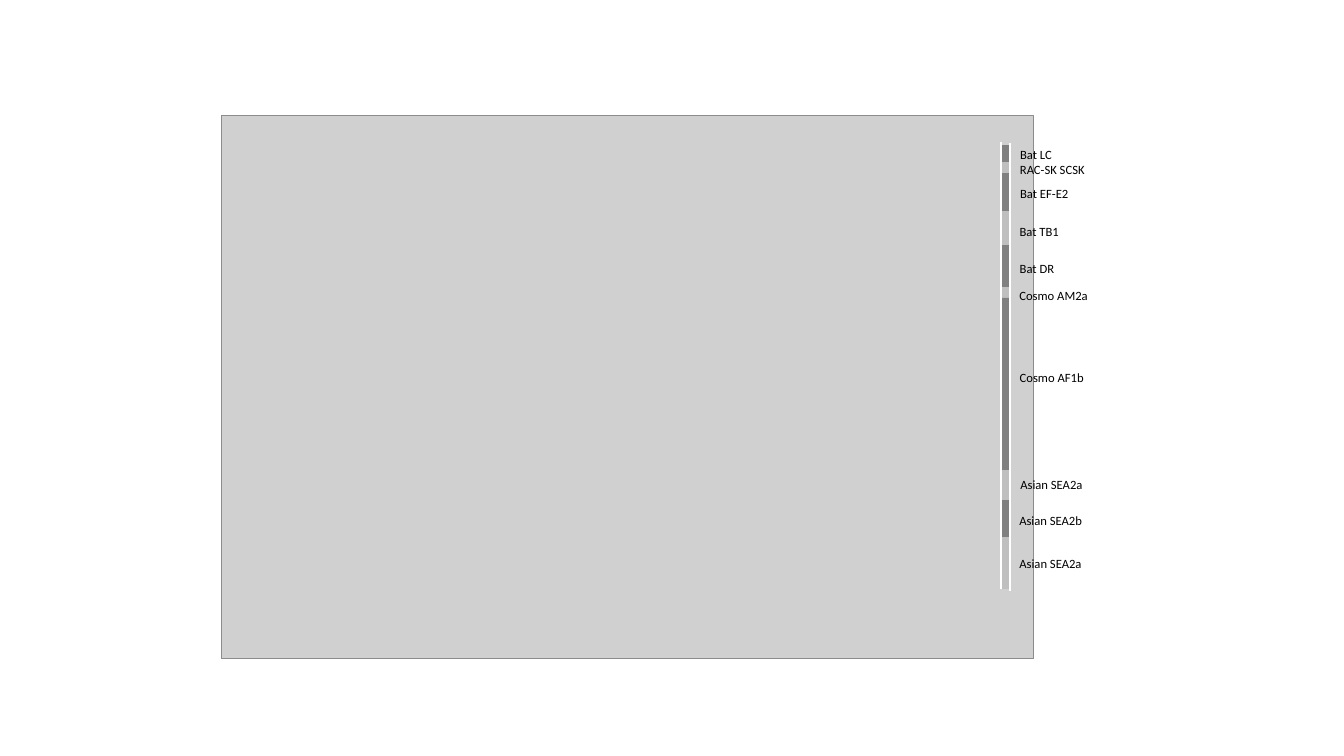
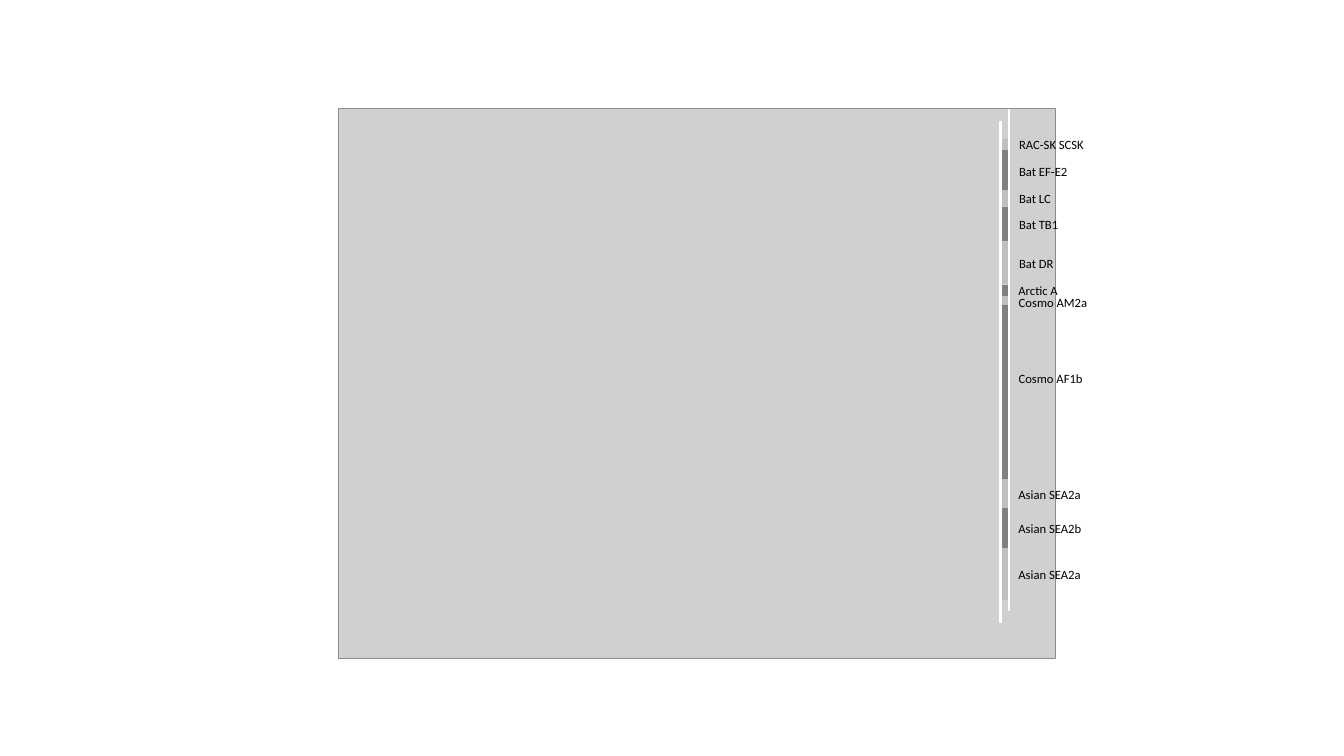
Before and after one commit to RowanDurrant/rabies-codon-bias, a slide deck: slide 1 of plots/annotations.pptx. Drawn at 1344x756 pixels with LibreOffice and Linux fonts; fonts in the diff are those of the drawing; grey boxes stand for pictures. Boxes give left, top, right and bottom in pixels: in the first picture for what was removed or moved away, otherwise in the second. Text is boxed around its words. In the diff, an @@ line names an element or a change of style, - is before the commit and + after.

Commit message:
update with arctic fox seqs

```diff
--- a/plots/annotations.pptx
+++ b/plots/annotations.pptx
@@ rectangle: place and size @@
-rectangle at (200, 80, 1123, 690)
+rectangle at (331, 100, 1123, 673)
@@ picture: place and size @@
-picture at (221, 116, 1033, 659)
+picture at (338, 109, 1055, 658)
@@ line moved from (1010, 143) - (1010, 591) to (1009, 109) - (1009, 611) @@
@@ line (1009, 109) - (1009, 611): stroke #FFFFFF 1 pt to #FFFFFF 1.5 pt @@
@@ line moved from (1001, 142) - (1001, 590) to (1001, 121) - (1001, 623) @@
@@ line (1001, 121) - (1001, 623): stroke #FFFFFF 1 pt to #FFFFFF 2.25 pt @@
@@ 2 texts, 2 lines: place and size @@
-2 texts, 2 lines at (1006, 162, 1085, 211)
+2 texts, 2 lines at (1004, 139, 1084, 191)
@@ line moved from (1006, 145) - (1006, 162) to (1005, 191) - (1005, 207) @@
@@ line (1005, 207) - (1005, 241): stroke #BFBFBF 6 pt to #808080 6 pt @@
@@ line (1005, 191) - (1005, 207): stroke #808080 6 pt to #BFBFBF 6 pt @@
@@ text "Bat LC" rewrapped from (1020, 149, 1052, 163) to (1019, 195, 1051, 203) @@
@@ 2 texts, 2 lines: place and size @@
-2 texts, 2 lines at (1006, 211, 1058, 288)
+2 texts, 2 lines at (1005, 207, 1058, 284)
@@ line (1005, 241) - (1005, 284): stroke #808080 6 pt to #BFBFBF 6 pt @@
@@ line added from (1005, 284) to (1005, 295), #808080 6 pt @@
@@ text "Cosmo AM2a" rewrapped from (1019, 290, 1088, 304) to (1019, 299, 1088, 307) @@
@@ text added at (1018, 284, 1057, 298), 9 pt, text #000000 @@
+Arctic A
@@ 4 lines, 2 texts: place and size @@
-4 lines, 2 texts at (1006, 287, 1083, 590)
+4 lines, 2 texts at (1005, 295, 1081, 600)
@@ line moved from (1006, 501) - (1006, 537) to (1005, 508) - (1005, 548) @@
@@ text "Asian SEA2b": place and size @@
-text "Asian SEA2b" at (1019, 514, 1082, 528)
+text "Asian SEA2b" at (1018, 522, 1081, 536)
```
Also in this commit, not shown: 44 other files.
